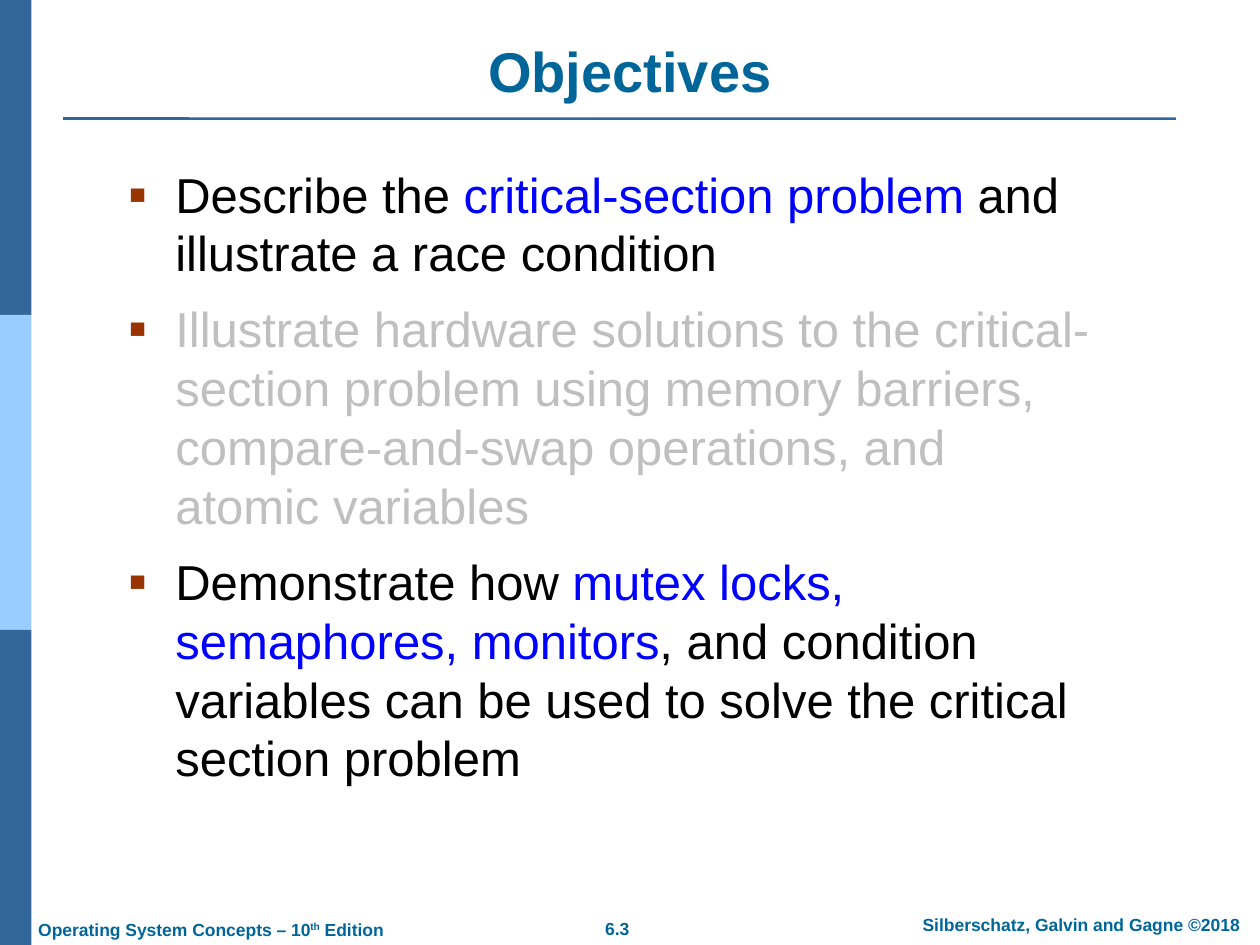
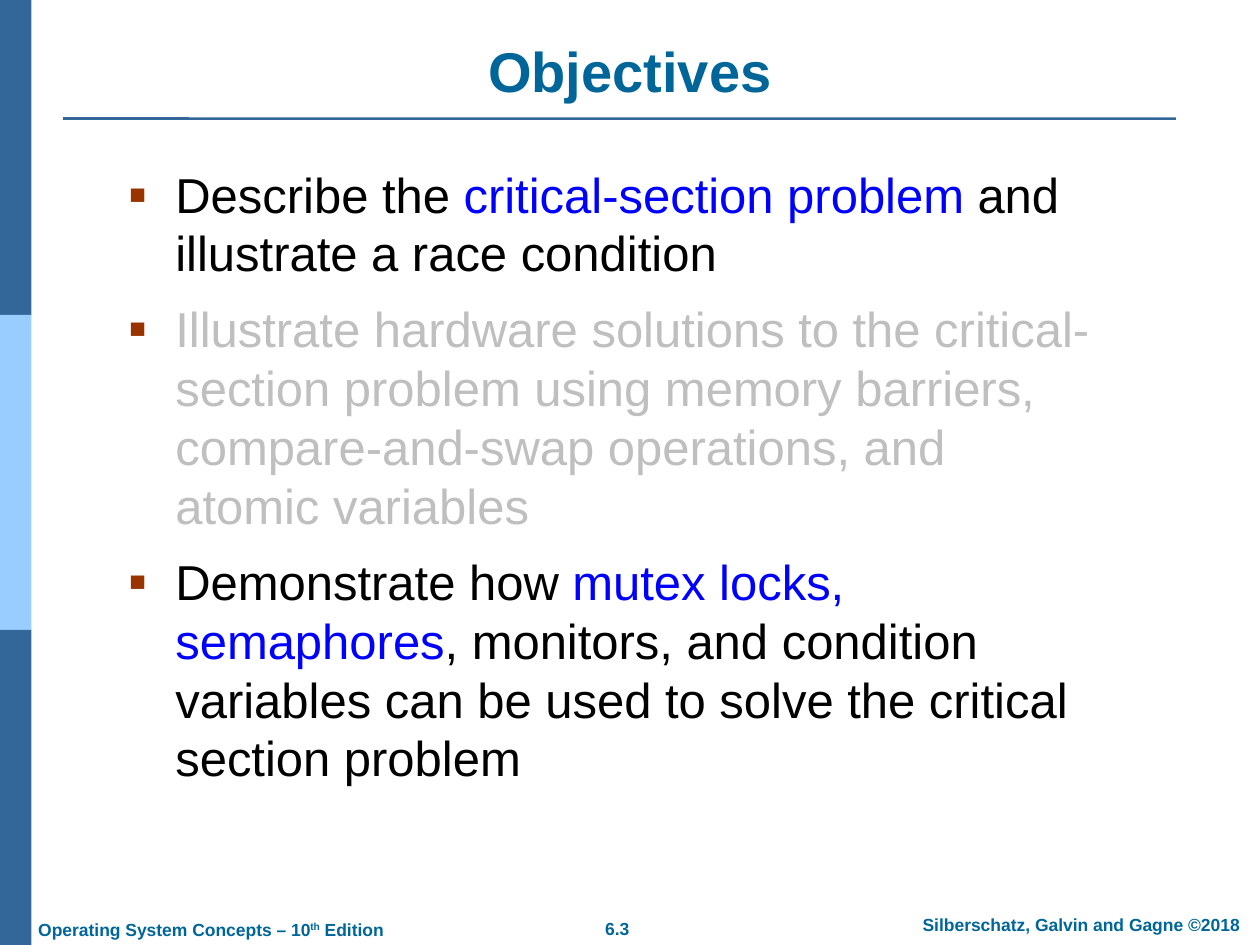
Before and after one commit to chriswjh/chriswjh.github.io, a slide deck: slide 3 of OSu/Chap06.pptx. Drawn at 1260x945 pixels with LibreOffice and Linux fonts; fonts in the diff are those of the drawing; background and template pictures are left out. Boxes give left, top, right and bottom in pixels: in the first picture for what was removed or moved away, otherwise in the second. Text is boxed around its words. In the diff, an @@ line names an element or a change of style, - is before the commit and + after.

```diff
--- a/OSu/Chap06.pptx
+++ b/OSu/Chap06.pptx
@@ text at <box>175,564,1068,719</box>: text colour #0000FF to #000000 in "semaphores, monitors," @@
```
Also in this commit, not shown: 3 other slides changed.
